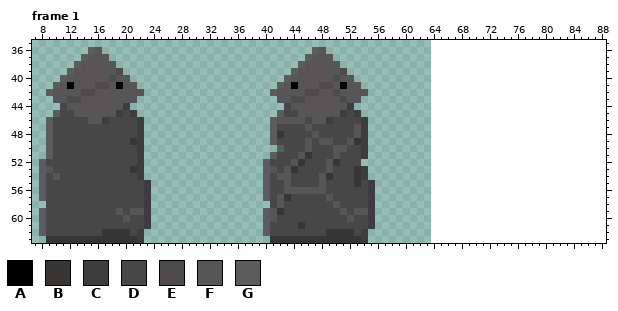
Pixel-art file, stored at scenes/blob/lizard_statue.aseprite. The picture above was drawn from the file before the commit.
64x64 pixels, 2 frames. Colours within 5 levels of each other are drawn and written as one. Shown: frame 1: x 7..88, y 35..63. The old version is drawn lined up with the new one, on the new canvas.
Palette (. is transparent): A #000000  B #383535  C #3d3d3d  D #474747  E #4d4b4b  F #575555  G #5c5c5c
Pixels before, frame 1, first column x 8:
36 .......GF..............................GF.......
37 ......GFFF............................GFFF......
38 .....GFFFFF..........................GFFFFF.....
39 ....GFFFFFFE........................GFFFFFFE....
40 ...GFFFFFFEFF......................GFFFFFFEFF...
41 ..GFAFFFEEFAFF....................GFAFFFEEFAFF..
42 .GFFFFEEFFFFFFF..................GFFFFEEFFEFFFF.
43 ..FFEEFFFFFFFF....................FFEEFFFFFEFF..
44 ...DFFFFFFFFC......................DFFFFFFFFC...
45 ..GDDFFFFFFCDC....................GDDFFFFFFCDC..
46 .GDDDDDFFCDDDDC..................GFFFFDFFCDDDDC.
47 .GDDDDDDDDDDDDC..................GDDDDFDDDDDDFC.
48 .GDDDDDDDDDDDDC..................GBDDDDFDDDDDFC.
49 .GDDDDDDDDDDDBC..................GDDDDFDFFDDFBC.
50 .GDDDDDDDDDDDDC...................GDDDFDDDFFDDC.
51 .GDDDDDDDDDDDDC..................GDDDFBDDDFDDDC.
52 GDDDDDDDDDDDDDC.................GDDDFBDDDFBDDD..
53 GFDDDDDDDDDDDBC.................GFDFBDDDDFDDDBC.
54 GDFDDDDDDDDDDDC.................GDFFDDDDFBDDDBC.
55 GDDDDDDDDDDDDDDC................GDDFDDDDFDDDDBDC
56 GDDDDDDDDDDDDDDC................GDDFFFFFFDDDDDDC
57 GDDDDDDDDDDDDDDC................GDFBDDDDDFDDDDDC
58 .DDDDDDDDDDDDDDC.................DFDDDDDDDFDDDDC
59 GDDDDDDDDDDFDFFC................GFBDDDDDDDDFDFFC
60 GDDDDDDDDDDDFDDC................GFDDDDDDDDDDFDDC
61 GDDDDDDDDDDDDDDC................GDDDDBDDDDDDDDDC
62 GDDDDDDDDBBBBDC.................GDDDDDDDDBBBBDC.
63 .BBBBBBBBBBBBBC..................BBBBBBBBBBBBBC.
Now the later version:
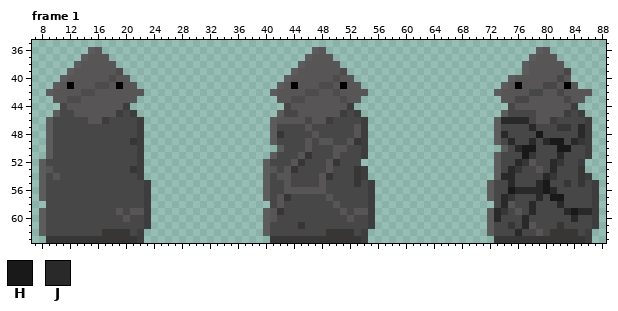
Colours new in this view: H #191919  J #292929
The edit:
canvas 64x64 -> 96x64
Frame 1:
The author put colour A in row 41 at x 76 and 83.
The author put colour B in row 47 at x 82 to 83; in row 49 at x 85; in row 51 at x 78; in row 52 at x 77 and 82; in row 53 at x 76 and 85; in row 54 at x 81 and 85.
The author put colour B in row 55 at x 83 and 85; in row 57 at x 75; in row 59 at x 74; in row 61 at x 75 and 82; in row 62 at x 81 to 84; in row 63 at x 73 to 85.
The author put colour C in row 44 at x 84; in row 45 at x 83 and 85; in row 46 at x 81 and 86; in rows 47 to 51 at x 86; in row 52 at x 85; in row 54 at x 86.
The author put colour C in rows 55 to 61 at x 87; in rows 62 to 63 at x 86.
The author put colour D in row 39 at x 83; in row 40 at x 82; in row 41 at x 80 to 81; in row 42 at x 78 to 79 and 82; in row 43 at x 76 to 77 and 83; in row 44 at x 75.
The author put colour D in row 45 at x 75 to 78 and 84; in row 46 at x 78 and 82 to 85; in row 47 at x 74 to 77, 79 to 81 and 84; in row 48 at x 75 to 78 and 80 to 84; in row 49 at x 74, 76 to 77, 79 and 83; in row 50 at x 75, 79 to 81 and 84 to 85.
The author put colour D in row 51 at x 74 to 76, 79 to 81 and 83 to 85; in row 52 at x 74 to 75, 79 to 80 and 83 to 84; in row 53 at x 74, 77 to 78, 80 and 82 to 84; in row 54 at x 76 to 79 and 82 to 84; in row 55 at x 73 to 74, 76 to 78, 81 to 82, 84 and 86; in row 56 at x 73 to 74 and 82 to 86.
The author put colour D in row 57 at x 73, 76 to 78, 80 and 83 to 86; in row 58 at x 73, 76 to 77, 79 to 81 and 83 to 86; in row 59 at x 75, 77 and 79 to 82; in row 60 at x 74 to 76, 78 to 83 and 85 to 86; in row 61 at x 73 to 74, 76, 79 to 81 and 83 to 86; in row 62 at x 73 to 75, 77 to 78, 80 and 85.
The author put colour F in row 36 at x 80; in row 37 at x 79 to 81; in rows 38 to 39 at x 78 to 82; in row 40 at x 76 to 81 and 83; in row 41 at x 75, 77 to 79, 82 and 84; in row 42 at x 74 to 77, 80 to 81 and 83 to 86.
The author put colour F in row 43 at x 74 to 75, 78 to 82 and 84 to 85; in row 44 at x 76 to 83; in row 45 at x 79 to 82; in row 46 at x 79 to 80; in row 52 at x 78; in row 53 at x 79.
The author put colour F in row 58 at x 75; in row 59 at x 76; in row 61 at x 78; in row 62 at x 79.
The author put colour G in row 36 at x 79; in row 37 at x 78; in rows 38 to 39 at x 77; in row 40 at x 75; in row 41 at x 74; in row 42 at x 73.
The author put colour G in row 45 at x 74; in rows 46 to 49 at x 73; in row 50 at x 74; in rows 51 to 54 at x 73; in rows 55 to 57 at x 72; in rows 59 to 62 at x 72.
The author put colour H in row 48 at x 79; in row 49 at x 81 to 82; in row 50 at x 77 to 78 and 82 to 83; in row 51 at x 77; in row 55 at x 80; in row 56 at x 75 and 80.
The author put colour H in row 57 at x 81 to 82; in row 59 at x 84.
The author put colour J in row 46 at x 74 to 77; in row 47 at x 78 and 85; in row 48 at x 74 and 85; in row 49 at x 75, 78, 80 and 84; in row 50 at x 76; in row 51 at x 82.
The author put colour J in row 52 at x 76 and 81; in row 53 at x 75 and 81; in row 54 at x 74 to 75 and 80; in row 55 at x 75 and 79; in row 56 at x 76 to 79 and 81; in row 57 at x 74 and 79.
The author put colour J in row 58 at x 74, 78 and 82; in row 59 at x 73, 78, 83 and 85 to 86; in row 60 at x 73, 77 and 84; in row 61 at x 77; in row 62 at x 76.
Where, in picture pixels (left, top, right, bottom), the same in both pictures:
added: (487, 47, 599, 243)
